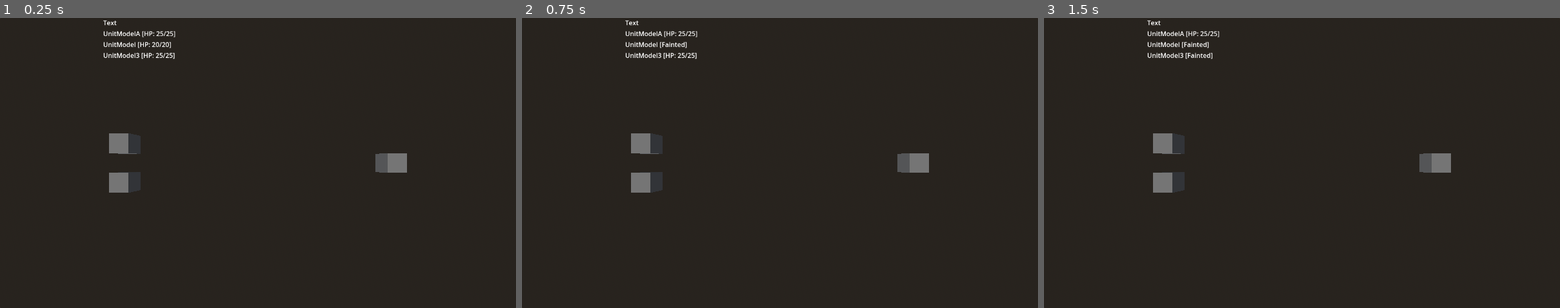
Above: before the commit, frames 1-3 (left to right).
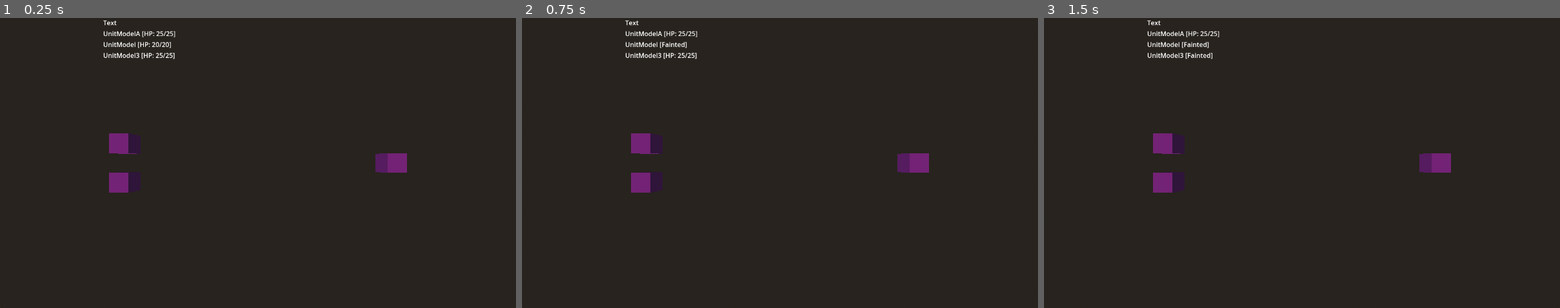
Above: after the commit, the same moments.

Repository: Comotcaiten/re_turnbase_project
Game: Godot game, scene res://test/testing_logic_code.tscn
The game is run twice, just before and just after one commit, with the same random seed, the same clock (stepped at 60 frames per second) and the same inputs.
Inputs:
- Up to frame 1 (0.25 s): no input
- Up to frame 2 (0.75 s): tap Enter (ui_accept) at 0.5 s; hold Right (ui_right) from 0.53 s (still down)
- Up to frame 3 (1.5 s): tap Enter (ui_accept) at 0.77, 1.25 s; release Right (ui_right) at 1.28 s; hold Left (ui_left) from 1.28 s (still down)

The runs differ from the first frame. In frame 1, 1.2% of the frame differs, in the area x 21-79%, y 39-61%; in frame 2, 1.2%; in frame 3, 1.2%.

Commit message:
update and test logic code about position anh visible object

Diff:
--- /dev/null
+++ b/asset/style/new_theme.tres
@@ -0,0 +1,43 @@
+[gd_resource type="Theme" load_steps=5 format=3 uid="uid://bhnycr6kemd41"]
+
+[sub_resource type="StyleBoxFlat" id="StyleBoxFlat_hu8lu"]
+bg_color = Color(1, 0.386092, 0.41493, 1)
+border_width_bottom = 4
+corner_radius_top_left = 4
+corner_radius_top_right = 4
+corner_radius_bottom_right = 4
+corner_radius_bottom_left = 4
+
+[sub_resource type="StyleBoxFlat" id="StyleBoxFlat_krq17"]
+bg_color = Color(0.882353, 0.415686, 0.329412, 1)
+border_width_top = 8
+border_color = Color(1, 1, 1, 0.0196078)
+corner_radius_top_left = 4
+corner_radius_top_right = 4
+corner_radius_bottom_right = 4
+corner_radius_bottom_left = 4
+
+[sub_resource type="StyleBoxFlat" id="StyleBoxFlat_kxgpm"]
+bg_color = Color(0.952941, 0.619608, 0.376471, 1)
+border_width_bottom = 4
+border_color = Color(0.10748, 0.10748, 0.10748, 1)
+corner_radius_top_left = 4
+corner_radius_top_right = 4
+corner_radius_bottom_right = 4
+corner_radius_bottom_left = 4
+
+[sub_resource type="StyleBoxFlat" id="StyleBoxFlat_324wd"]
+bg_color = Color(1, 1, 1, 1)
+border_width_top = 8
+border_color = Color(0.8, 0.8, 0.8, 0)
+corner_radius_top_left = 4
+corner_radius_top_right = 4
+corner_radius_bottom_right = 4
+corner_radius_bottom_left = 4
+
+[resource]
+Button/styles/disabled = null
+Button/styles/focus = SubResource("StyleBoxFlat_hu8lu")
+Button/styles/hover = SubResource("StyleBoxFlat_krq17")
+Button/styles/normal = SubResource("StyleBoxFlat_kxgpm")
+Button/styles/pressed = SubResource("StyleBoxFlat_324wd")
--- a/asset/tres/unit_model.tscn
+++ b/asset/tres/unit_model.tscn
@@ -4,8 +4,11 @@
 
 [sub_resource type="BoxMesh" id="BoxMesh_y4n3f"]
 
-[node name="UnitModel" type="Node3D"]
+[node name="UnitModel" type="Node3D" node_paths=PackedStringArray("mesh")]
 script = ExtResource("1_ikeyo")
+mesh = NodePath("Body/MeshInstance3D")
+color_target = Color(1, 0.280118, 0.367919, 1)
+color_normal = Color(0.524254, 0.000361943, 0.569182, 1)
 
 [node name="Body" type="Node3D" parent="."]
 
--- a/src/controllers/BattleSystemController.gd
+++ b/src/controllers/BattleSystemController.gd
@@ -2,6 +2,8 @@
 class_name BattleSystemController
 
 enum State {StartState, UnitTurnState, ActionState, SkillState, EndState}
+
+@export var color: Color
 
 @export var player_unit_group_model: UnitGroupController
 @export var enemy_unit_group_model: UnitGroupController
--- a/src/controllers/SkillSystemController.gd
+++ b/src/controllers/SkillSystemController.gd
@@ -106,11 +106,21 @@
 	if Input.is_action_just_pressed("ui_left"):
 		set_current_id_target(current_id_target - 1)
 		group_target_select = get_group_target_select()
+		for unit in group_target:
+			if unit in group_target_select:
+				unit.change_mesh_target()
+			elif unit not in group_target_select:
+				unit.change_mesh_normal()
 		print("Current target select: ", group_target_select)
 
 	if Input.is_action_just_pressed("ui_right"):
 		set_current_id_target(current_id_target + 1)
 		group_target_select = get_group_target_select()
+		for unit in group_target:
+			if unit in group_target_select:
+				unit.change_mesh_target()
+			elif unit not in group_target_select:
+				unit.change_mesh_normal()
 		print("Current target select: ", group_target_select)
 
 	# if group_target_select.is_empty():
--- a/src/models/UnitModel.gd
+++ b/src/models/UnitModel.gd
@@ -8,6 +8,10 @@
 
 @export var is_player: bool
 
+@export var mesh: MeshInstance3D
+
+@export var color_target: Color
+@export var color_normal: Color
 #--------------------------------------------------------------------------------
 var team: String = "None"
 var is_fainted: bool = false
@@ -66,6 +70,8 @@
 	pass
 
 func _ready():
+	mesh.material_override = StandardMaterial3D.new()
+	mesh.material_override.albedo_color = color_normal
 	start()
 	show()
 	pass
@@ -136,6 +142,18 @@
 
 func show():
 	self.visible = true
+
+func change_mesh_target() -> bool:
+	if mesh == null:
+		return false
+	mesh.material_override.albedo_color = color_target
+	return true
+
+func change_mesh_normal() -> bool:
+	if mesh == null:
+		return false
+	mesh.material_override.albedo_color = color_normal
+	return true
 #--------------------------------------------------------------------------------
 # Signal
 func signal_get_damage(_damage_detail: DamageModel, _source: UnitModel):
--- /dev/null
+++ b/test/test_ui.tscn
@@ -0,0 +1,99 @@
+[gd_scene load_steps=2 format=3 uid="uid://dnixxy2llhr6f"]
+
+[ext_resource type="Theme" uid="uid://bhnycr6kemd41" path="res://asset/style/new_theme.tres" id="1_k6sx5"]
+
+[node name="Control" type="Control"]
+layout_mode = 3
+anchors_preset = 15
+anchor_right = 1.0
+anchor_bottom = 1.0
+grow_horizontal = 2
+grow_vertical = 2
+
+[node name="Panel" type="Panel" parent="."]
+layout_mode = 1
+anchors_preset = 15
+anchor_right = 1.0
+anchor_bottom = 1.0
+grow_horizontal = 2
+grow_vertical = 2
+
+[node name="left" type="Panel" parent="Panel"]
+layout_mode = 1
+anchors_preset = 15
+anchor_right = 1.0
+anchor_bottom = 1.0
+offset_left = 384.0
+grow_horizontal = 2
+grow_vertical = 2
+
+[node name="ColorRect" type="ColorRect" parent="Panel/left"]
+layout_mode = 1
+anchors_preset = 15
+anchor_right = 1.0
+anchor_bottom = 1.0
+grow_horizontal = 2
+grow_vertical = 2
+color = Color(0.882353, 0.415686, 0.329412, 1)
+
+[node name="right" type="Panel" parent="Panel"]
+layout_mode = 1
+anchors_preset = 15
+anchor_right = 1.0
+anchor_bottom = 1.0
+offset_right = -896.0
+grow_horizontal = 2
+grow_vertical = 2
+
+[node name="ColorRect" type="ColorRect" parent="Panel/right"]
+layout_mode = 1
+anchors_preset = 15
+anchor_right = 1.0
+anchor_bottom = 1.0
+grow_horizontal = 2
+grow_vertical = 2
+color = Color(0.623529, 0.321569, 0.333333, 1)
+
+[node name="Button_START" type="Button" parent="Panel/right"]
+layout_mode = 1
+anchors_preset = -1
+anchor_left = 0.166667
+anchor_top = 0.183333
+anchor_right = 0.833333
+anchor_bottom = 0.261111
+offset_top = -4.0
+offset_bottom = 4.0
+grow_horizontal = 2
+grow_vertical = 2
+theme = ExtResource("1_k6sx5")
+text = "START"
+metadata/_edit_use_anchors_ = true
+
+[node name="Button_CONTINUE" type="Button" parent="Panel/right"]
+layout_mode = 1
+anchors_preset = -1
+anchor_left = 0.166667
+anchor_top = 0.361111
+anchor_right = 0.833333
+anchor_bottom = 0.438889
+offset_top = -4.0
+offset_bottom = 4.0
+grow_horizontal = 2
+grow_vertical = 2
+theme = ExtResource("1_k6sx5")
+text = "CONTINUE"
+metadata/_edit_use_anchors_ = true
+
+[node name="Button_OPTIONS" type="Button" parent="Panel/right"]
+layout_mode = 1
+anchors_preset = -1
+anchor_left = 0.166667
+anchor_top = 0.538889
+anchor_right = 0.833333
+anchor_bottom = 0.616667
+offset_top = -4.0
+offset_bottom = 4.0
+grow_horizontal = 2
+grow_vertical = 2
+text = "OPTIONS"
+metadata/_edit_use_anchors_ = true
--- a/test/testing_logic_code.tscn
+++ b/test/testing_logic_code.tscn
@@ -21,6 +21,7 @@
 
 [node name="TestingLogicCode" type="Node3D" node_paths=PackedStringArray("player_unit_group_model", "enemy_unit_group_model", "vbox")]
 script = ExtResource("1_qxfdb")
+color = Color(0.765338, 0.195921, 0.253073, 1)
 player_unit_group_model = NodePath("PlayerUnitGroupModel")
 enemy_unit_group_model = NodePath("EnemyUnitGroupModel")
 vbox = NodePath("Control/Panel/VBoxContainer")
